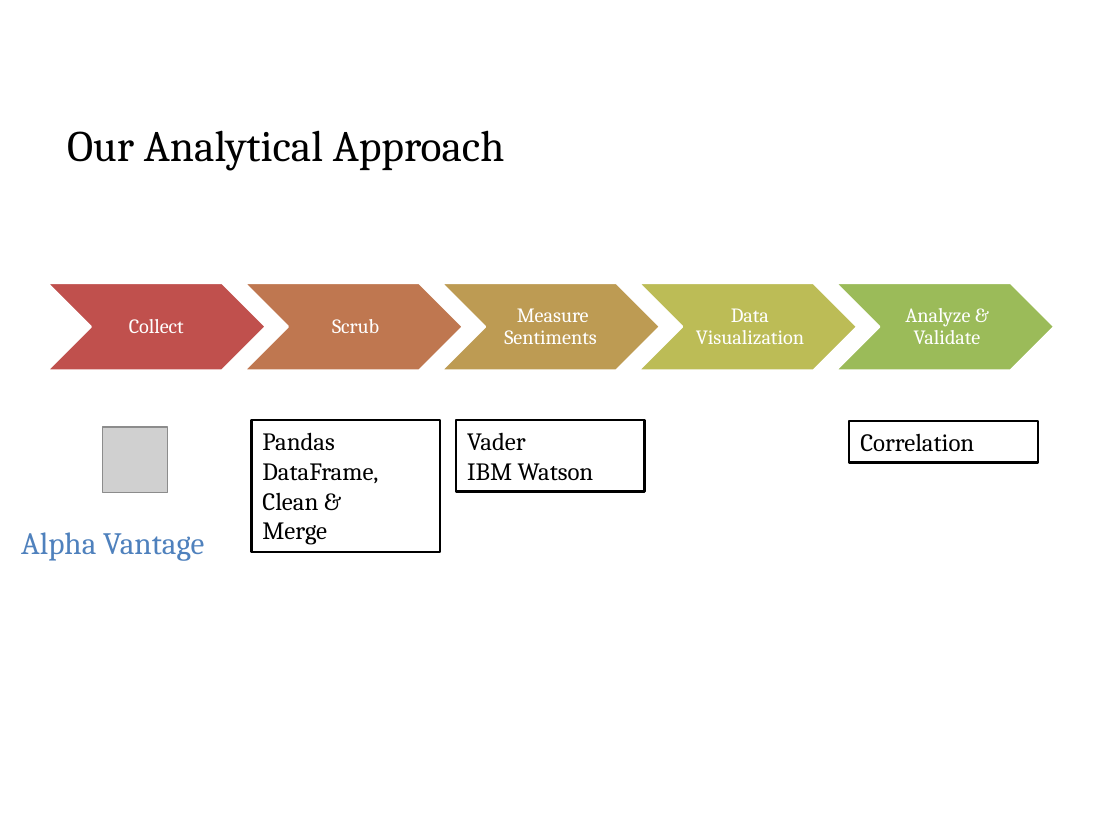
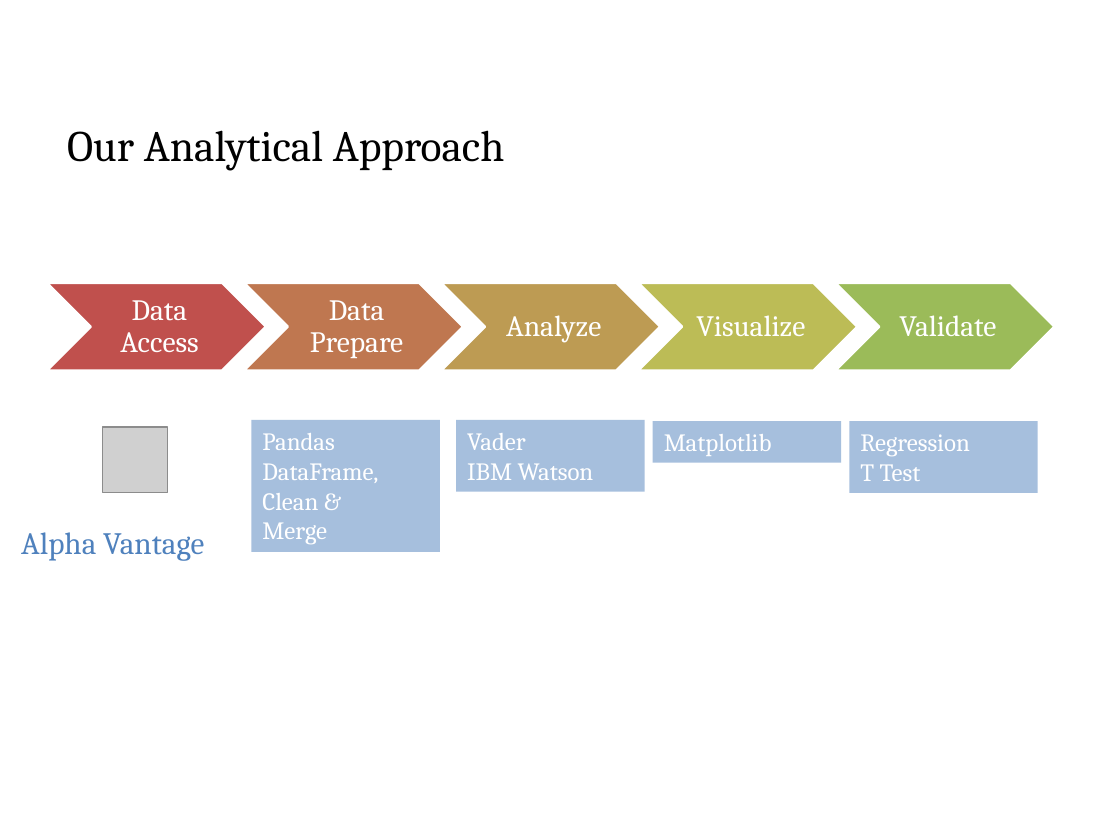
Before and after one commit to manupem231/GAMER, a slide deck: slide 4 of AnalyzeOilStocks.pptx. Drawn at 1120x840 pixels with LibreOffice and Linux fonts; fonts in the diff are those of the drawing; grey boxes stand for pictures; background and template pictures are left out. Boxes give left, top, right and bottom in pixels: in the first picture for what was removed or moved away, otherwise in the second. Text is boxed around its words. In the diff, an @@ line names an element or a change of style, - is before the commit and + after.

```diff
--- a/AnalyzeOilStocks.pptx
+++ b/AnalyzeOilStocks.pptx
@@ text at [120, 300, 198, 352]: text changed; size 13 to 19 pt @@
-Collect
+Data Access
@@ text at [310, 300, 403, 358]: text changed; size 13 to 19 pt @@
-Scrub
+Data Prepare
@@ text at [506, 315, 601, 342]: text changed; size 13 to 19 pt @@
-Measure Sentiments
+Analyze
@@ text at [696, 315, 805, 336]: text changed; size 13 to 19 pt @@
-Data Visualization
+Visualize
@@ text at [899, 315, 996, 337]: text changed; size 13 to 19 pt @@
-Analyze & Validate
+Validate
@@ rectangle "Pandas DataFrame," at [251, 420, 439, 552]: text colour #000000 to #FFFFFF; fill #FFFFFF to #4F81BD at 50% opacity; outline #000000 1.5 pt to none @@
@@ rectangle "Vader" at [456, 420, 644, 492]: text colour #000000 to #FFFFFF; fill #FFFFFF to #4F81BD at 50% opacity; outline #000000 1.5 pt to none @@
@@ rectangle added at [653, 421, 841, 463], fill #4F81BD at 50% opacity, 16 pt, text #FFFFFF @@
+Matplotlib
@@ rectangle "Regression": place and size @@
-rectangle "Regression" at [849, 421, 1037, 463]
+rectangle "Regression" at [849, 421, 1037, 493]
@@ rectangle "Regression" at [849, 421, 1037, 493]: fill #FFFFFF to #4F81BD at 50% opacity; outline #000000 1.5 pt to none @@
@@ text in rectangle at [860, 434, 970, 481]: text changed; text colour #000000 to #FFFFFF @@
-Correlation
+Regression
+T Test
```
Also in this commit, not shown: 2 slides added, 1 slide removed.
